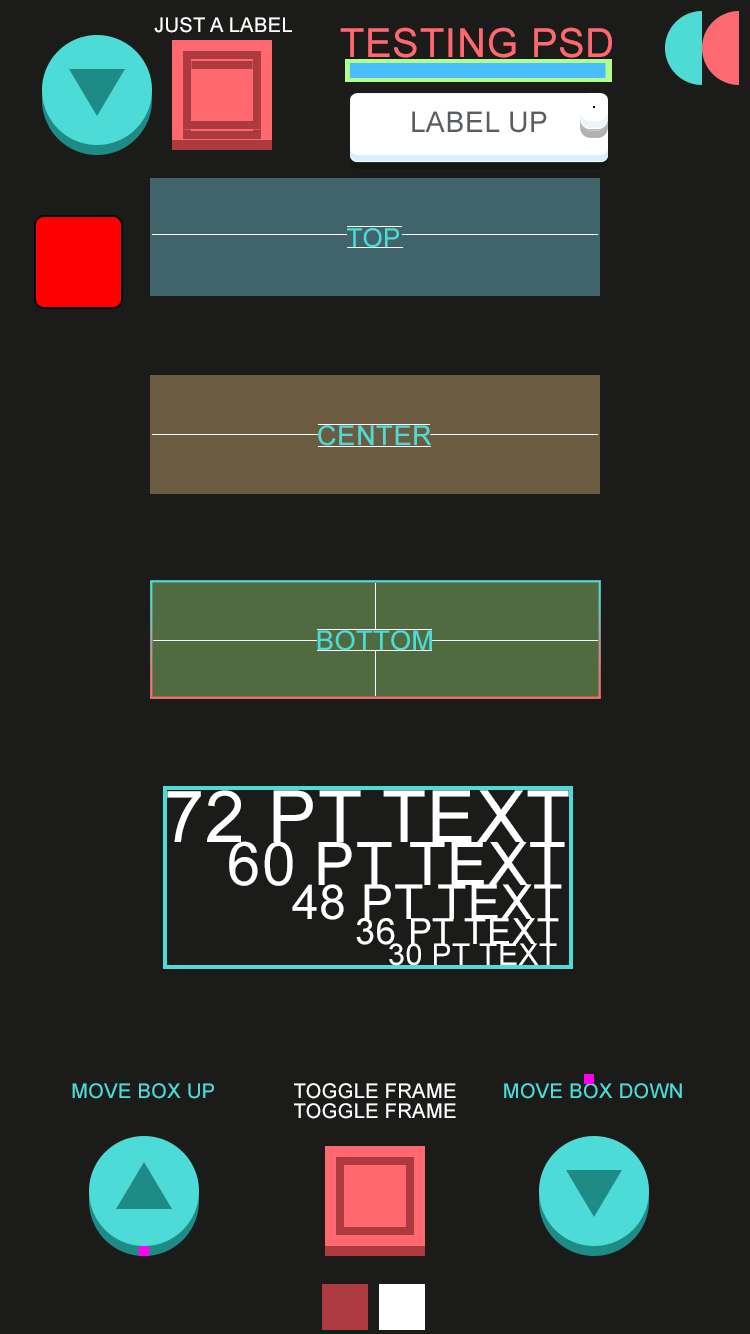
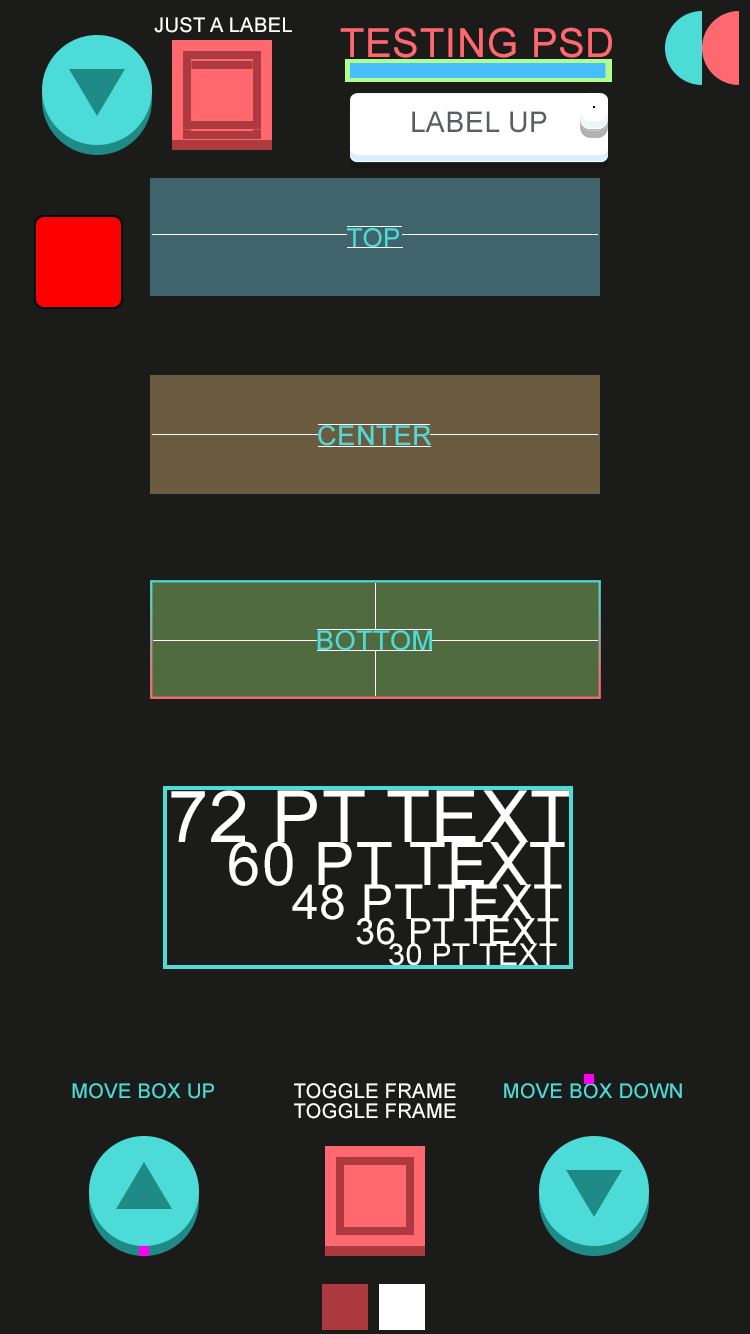
Two versions of the same layered image (750 × 1334). Layer-by-layer changes:
painted on "text 72" over [167, 790, 569, 842]
